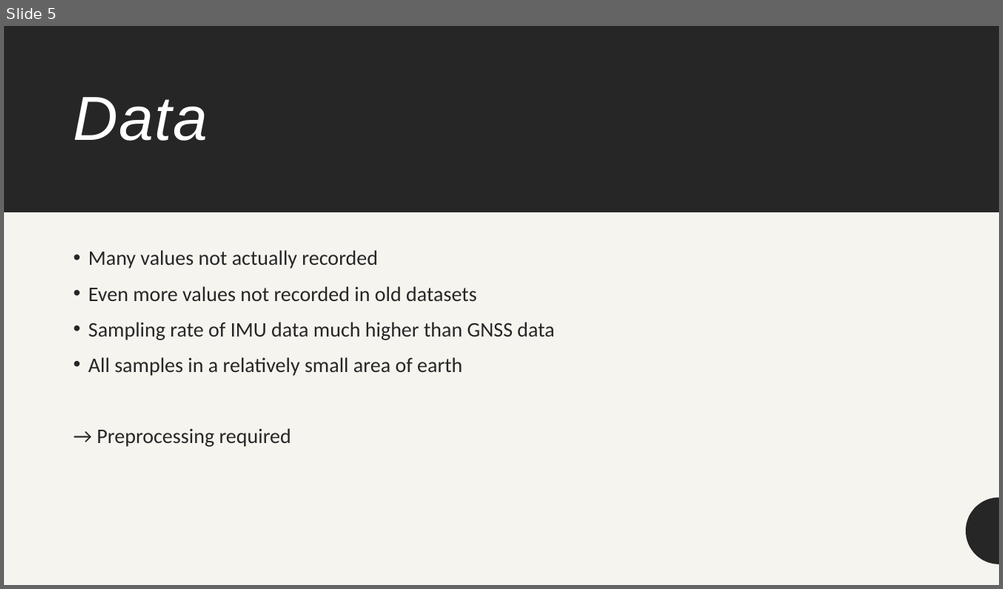
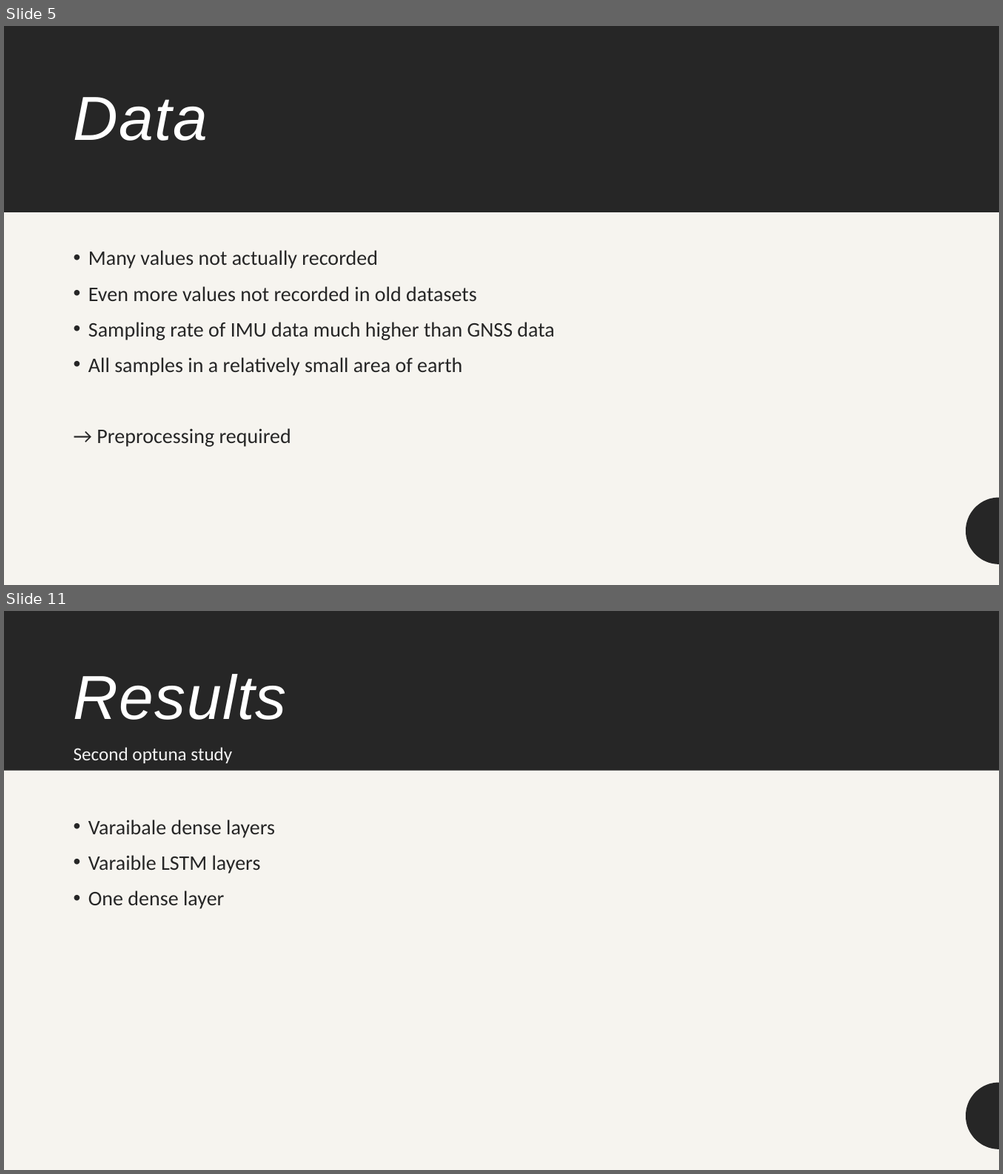
Before and after one commit to Torbynator/GoogleDecimeterChallenge, a slide deck: Prüfung/Google Decimeter Challenge.pptx. Shown one above the other, each under a label of ours: slide 5 before the commit, slides 5 and 11 after it; the slides between them are not shown. The pictures are 1003x589 and 1003x1174 pixels, drawn with LibreOffice and Linux fonts; fonts in the diff are those of the drawing. Boxes give left, top, right and bottom in pixels: in the first picture for what was removed or moved away, otherwise in the second. Text is boxed around its words. In the diff, an @@ line names an element or a change of style, - is before the commit and + after.

```diff
--- a/Prüfung/Google Decimeter Challenge.pptx
+++ b/Prüfung/Google Decimeter Challenge.pptx
@@ slide 11 added at (x1=4, y1=611, x2=999, y2=1170), background #F6F4EF; not listed: 1 template element that a slide beside it also shows @@
@@ rectangle added at (x1=4, y1=611, x2=999, y2=1170), fill #F6F4EF @@
@@ rectangle added at (x1=4, y1=611, x2=999, y2=771), fill #262626 @@
@@ title added at (x1=74, y1=674, x2=287, y2=720), 60 pt, text #FFFFFF, italic @@
+Results
@@ text added at (x1=74, y1=747, x2=232, y2=763), 18 pt, text #F2F2F2 @@
+Second optuna study
@@ text added at (x1=88, y1=820, x2=275, y2=909), 20 pt, text #262626 @@
+• Varaibale dense layers
+• Varaible LSTM layers
+• One dense layer
@@ freeform shape added at (x1=966, y1=1082, x2=999, y2=1150), fill #262626 @@
```
Also in this commit, not shown: 8 slides changed, 1 other slide added, 16 other files.
